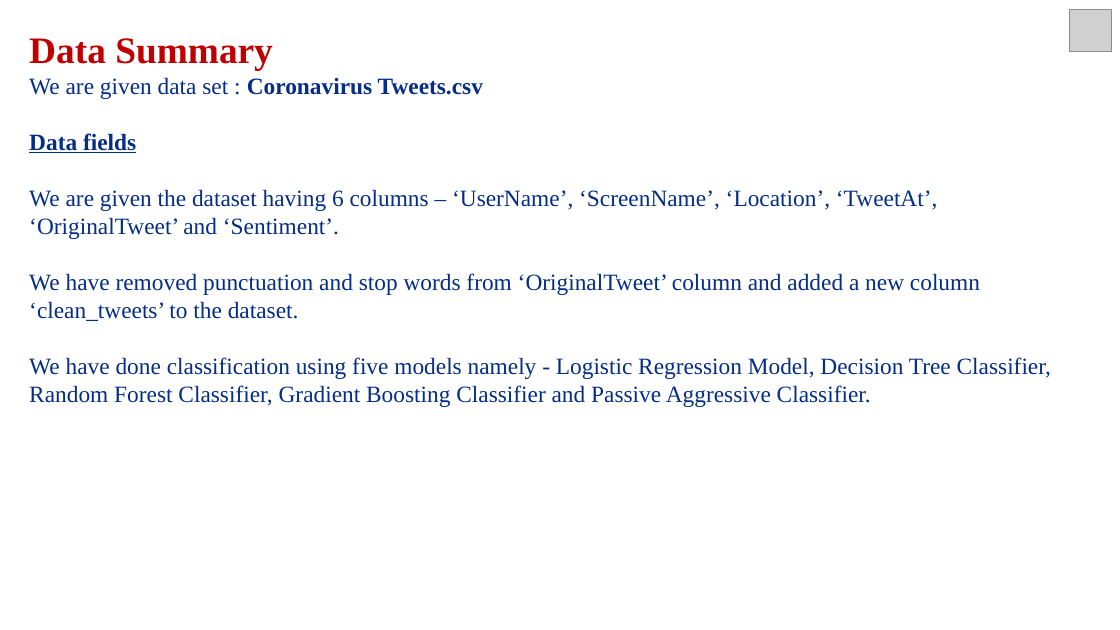
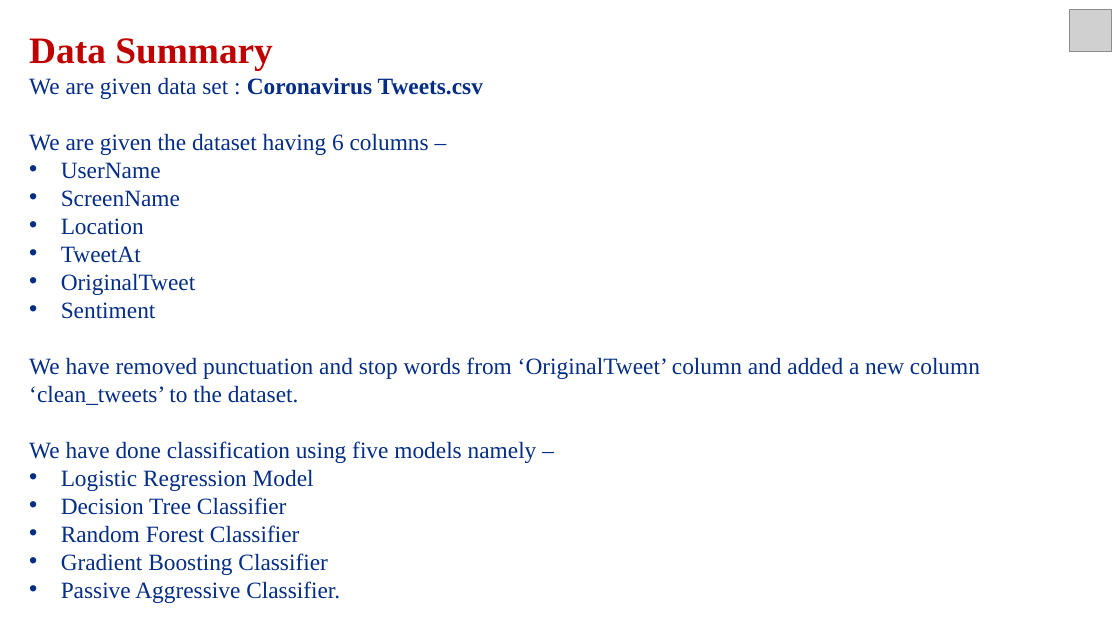
Before and after one commit to varsha-rani-15/Coronavirus-Tweet-Sentiment-Analysis, a slide deck: slide 4 of ML Classification_Presentation.pptx. Drawn at 1120x630 pixels with LibreOffice and Linux fonts; fonts in the diff are those of the drawing; grey boxes stand for pictures. Boxes give left, top, right and bottom in pixels: in the first picture for what was removed or moved away, otherwise in the second. Text is boxed around its words. In the diff, an @@ line names an element or a change of style, - is before the commit and + after.

Commit message:
Presentation Slides

```diff
--- a/ML Classification_Presentation.pptx
+++ b/ML Classification_Presentation.pptx
@@ text at (x1=29, y1=133, x2=429, y2=319): text changed @@
-Data fields
-We are given the dataset having 6 columns – ‘UserName’, ‘ScreenName’, ‘Location’, ‘TweetAt’, ‘OriginalTweet’ and ‘Sentiment’.
+We are given the dataset having 6 columns –
+• UserName
+• ScreenName
+• Location
+• TweetAt
+• OriginalTweet
+• Sentiment
@@ text at (x1=29, y1=441, x2=537, y2=603): text changed @@
-We have done classification using five models namely - Logistic Regression Model, Decision Tree Classifier, Random Forest Classifier, Gradient Boosting Classifier and Passive Aggressive Classifier.
+We have done classification using five models namely –
+• Logistic Regression Model
+• Decision Tree Classifier
+• Random Forest Classifier
+• Gradient Boosting Classifier
+• Passive Aggressive Classifier.
```
Also in this commit, not shown: 14 other slides changed, 2 slides added.
